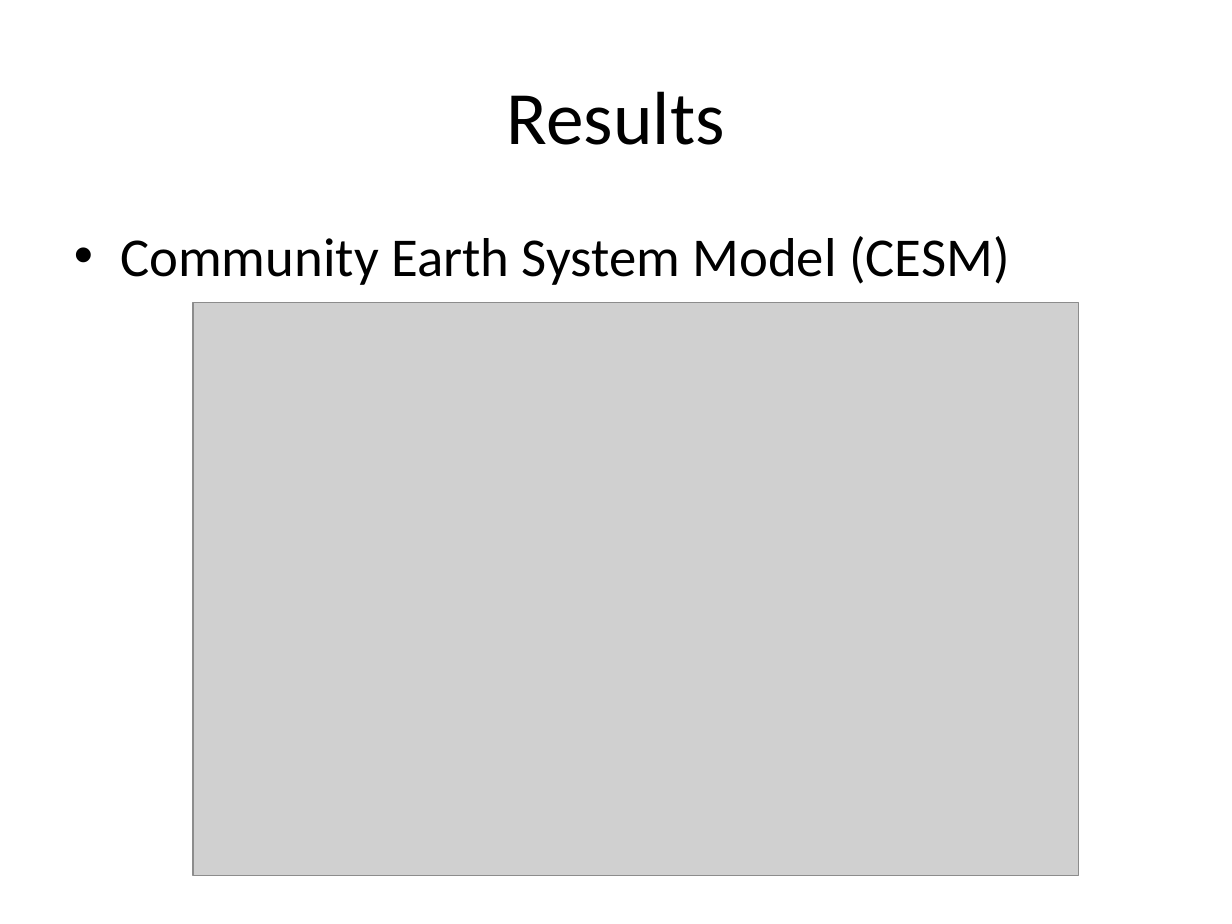
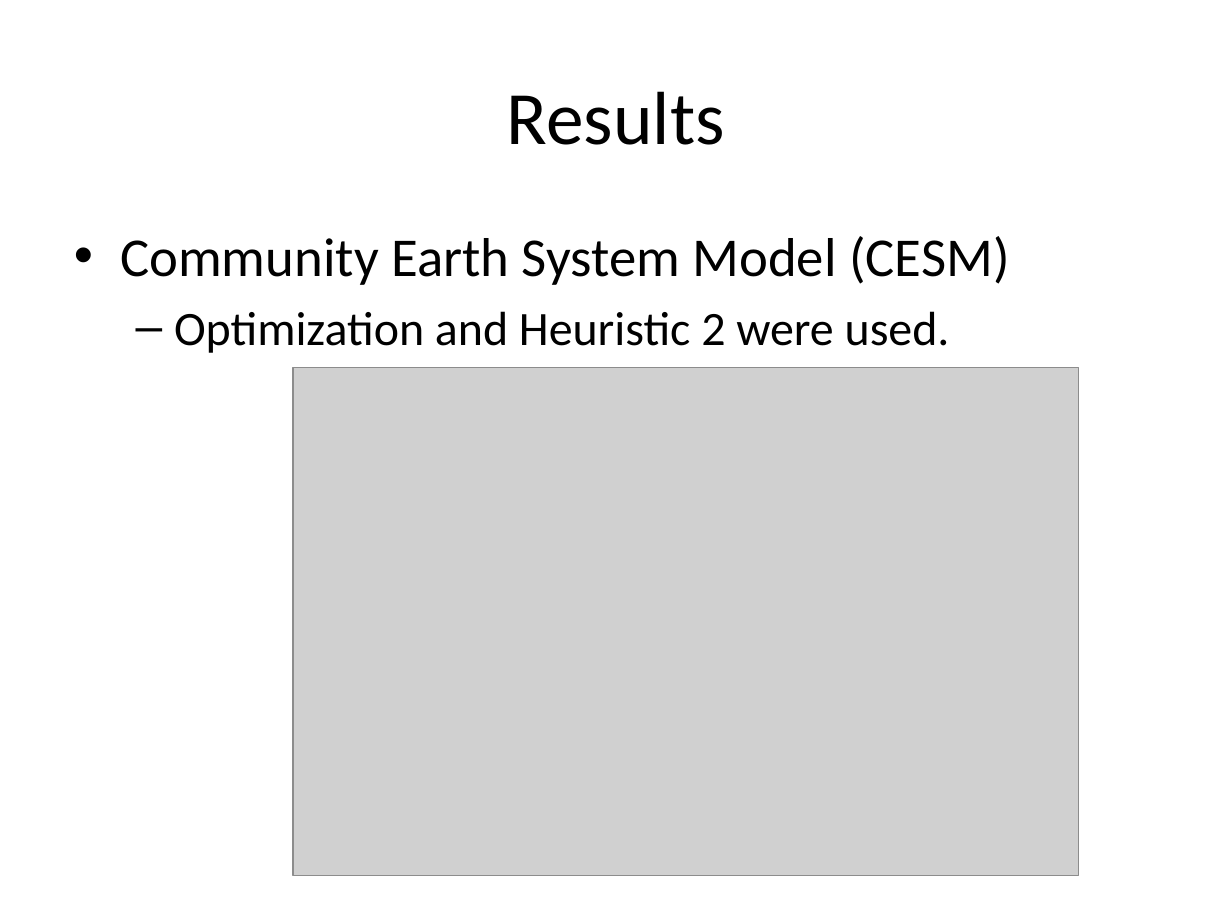
Before and after one commit to huyba/optiq, a slide deck: slide 16 of docs/Meeting_June_19.pptx. Drawn at 1232x924 pixels with LibreOffice and Linux fonts; fonts in the diff are those of the drawing; grey boxes stand for pictures. Boxes give left, top, right and bottom in pixels: in the first picture for what was removed or moved away, otherwise in the second. Text is boxed around its words. In the diff, an @@ line names an element or a change of style, - is before the commit and + after.

```diff
--- a/docs/Meeting_June_19.pptx
+++ b/docs/Meeting_June_19.pptx
@@ text at [174,311,950,353]: paragraph added @@
+  – Optimization and Heuristic 2 were used.
@@ picture: place and size @@
-picture at [193,303,1079,876]
+picture at [293,367,1078,875]
```
Also in this commit, not shown: 3 other slides changed.
